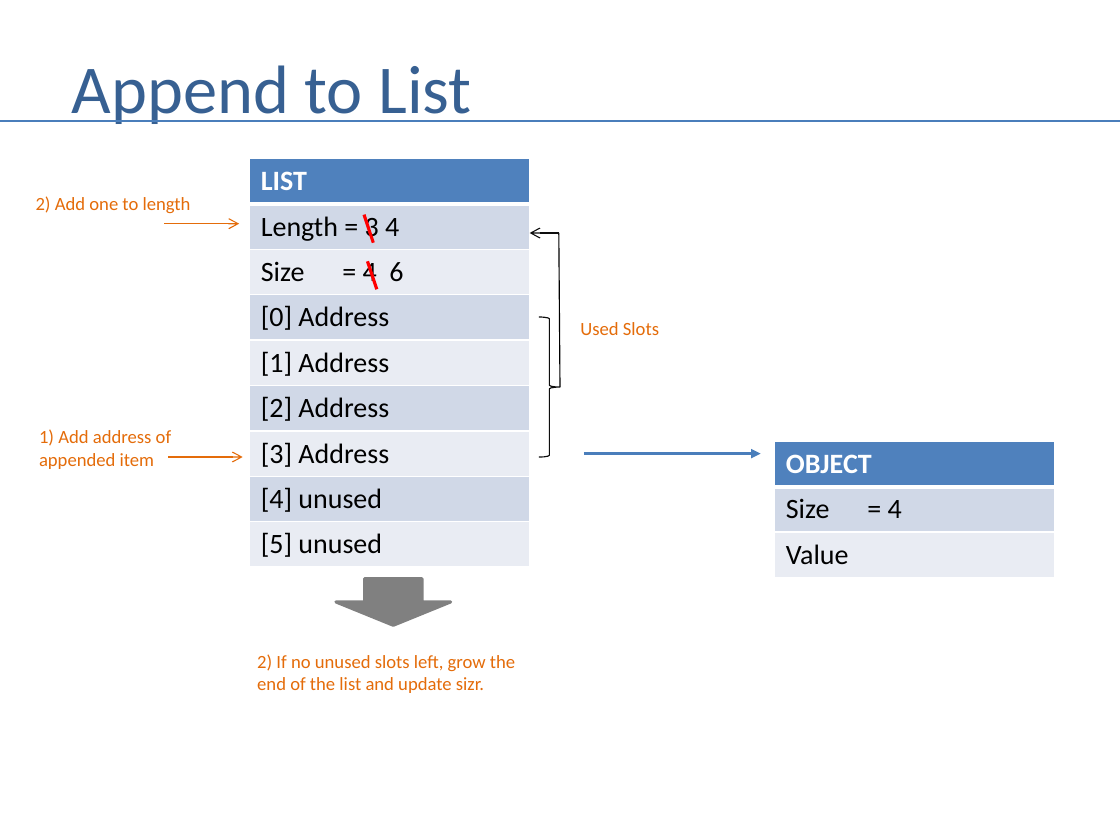
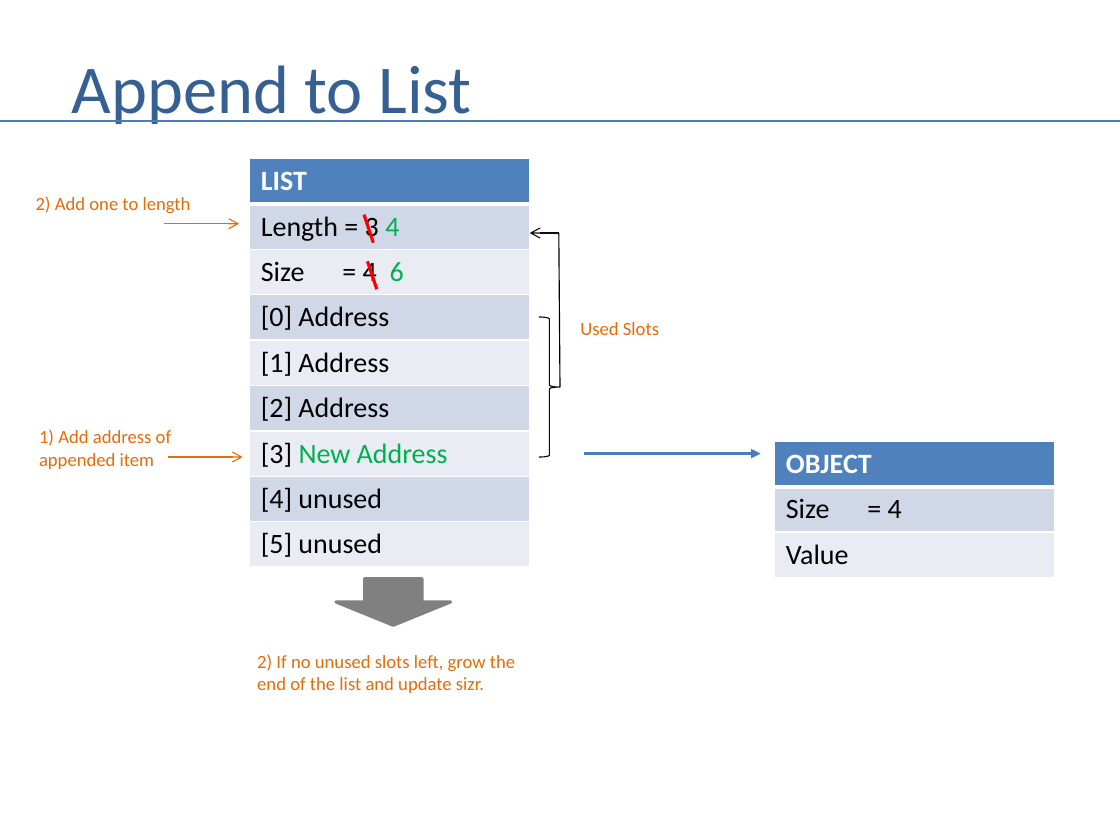
Before and after one commit to andrewferlitsch/Portland-Data-Science-Group, a slide deck: slide 19 of Presentations/Whiteboarding.pptx. Drawn at 1120x840 pixels with LibreOffice and Linux fonts; fonts in the diff are those of the drawing. Boxes give left, top, right and bottom in pixels: in the first picture for what was removed or moved away, otherwise in the second. Text is boxed around its words. In the diff, an @@ line names an element or a change of style, - is before the commit and + after.

```diff
--- a/Presentations/Whiteboarding.pptx
+++ b/Presentations/Whiteboarding.pptx
@@ table at bbox=[250, 158, 530, 567] @@
-row 7, column 1: [3] Address
+row 7, column 1: [3] New Address
@@ text colour #000000 to #00B050 in "4", "6" @@
```
Also in this commit, not shown: 1 other slide changed, 1 slide added.
